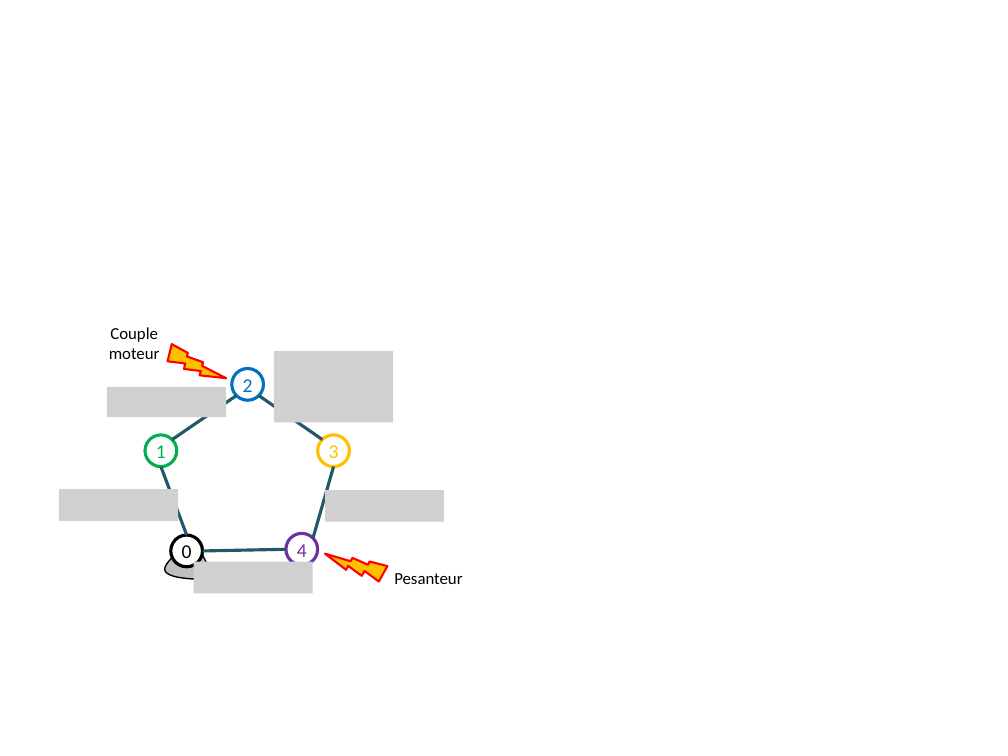
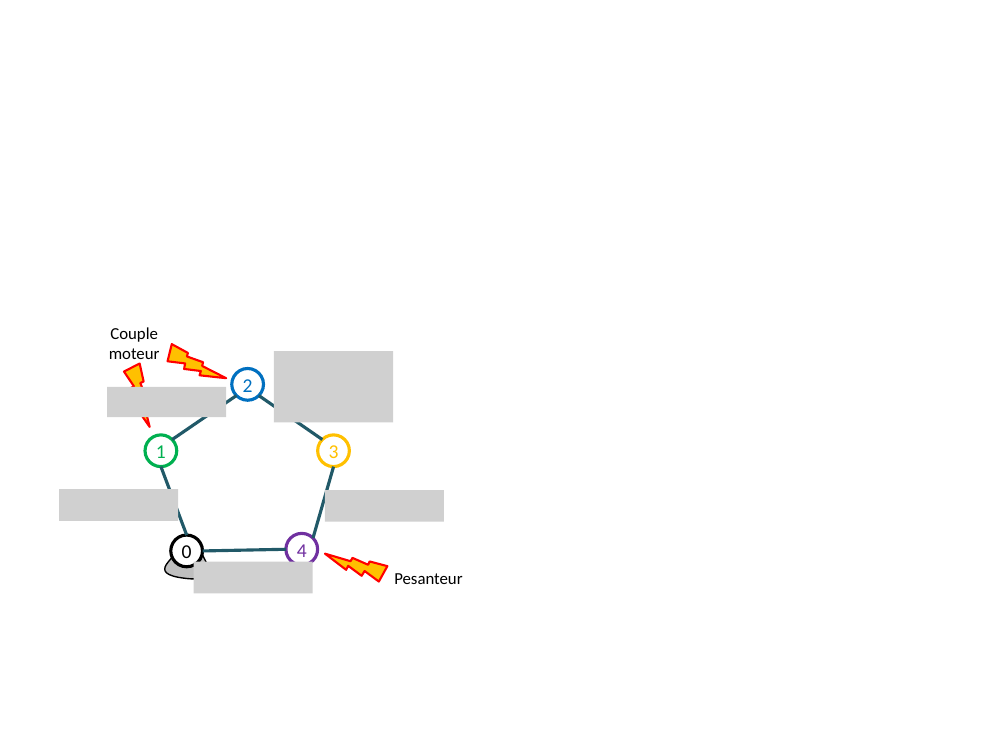
Before and after one commit to xpessoles/TP_Documents_PSI, a slide deck: slide 3 of 11_Maxpid/EtudeMaxpid/images/Figures.pptx. Drawn at 1008x756 pixels with LibreOffice and Linux fonts; fonts in the diff are those of the drawing; grey boxes stand for pictures. Boxes give left, top, right and bottom in pixels: in the first picture for what was removed or moved away, otherwise in the second. Text is boxed around its words. In the diff, an @@ line names an element or a change of style, - is before the commit and + after.

```diff
--- a/11_Maxpid/EtudeMaxpid/images/Figures.pptx
+++ b/11_Maxpid/EtudeMaxpid/images/Figures.pptx
@@ lightning bolt added at [115,361,161,427], fill #FFC000, outline #FF0000 1.5 pt @@
```
Also in this commit, not shown: 1 other slide changed, 1 slide added, 1 other file.
